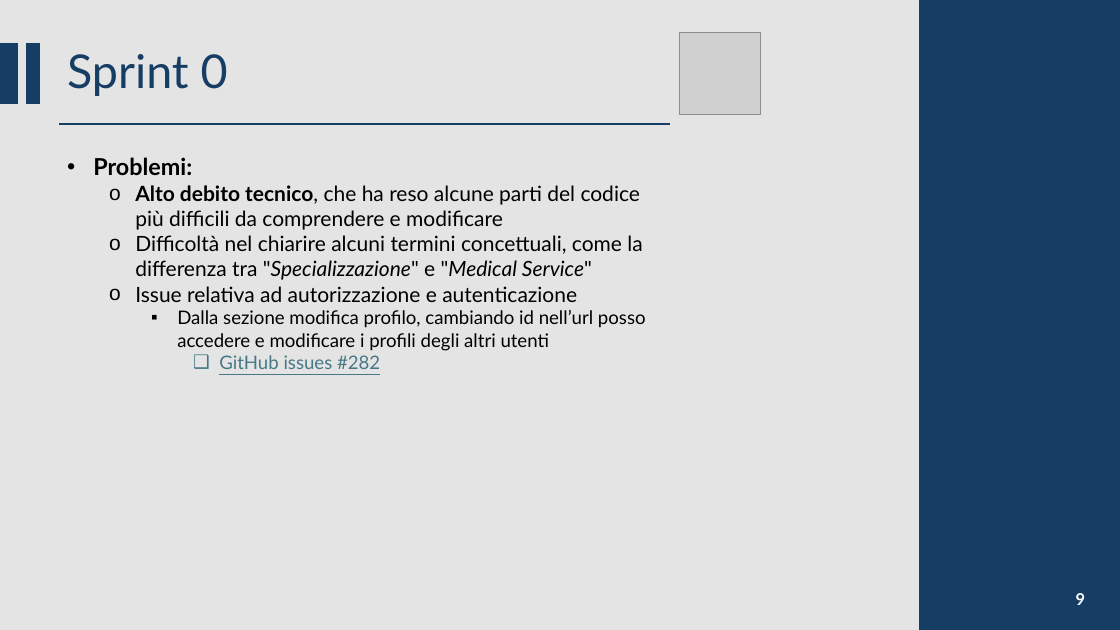
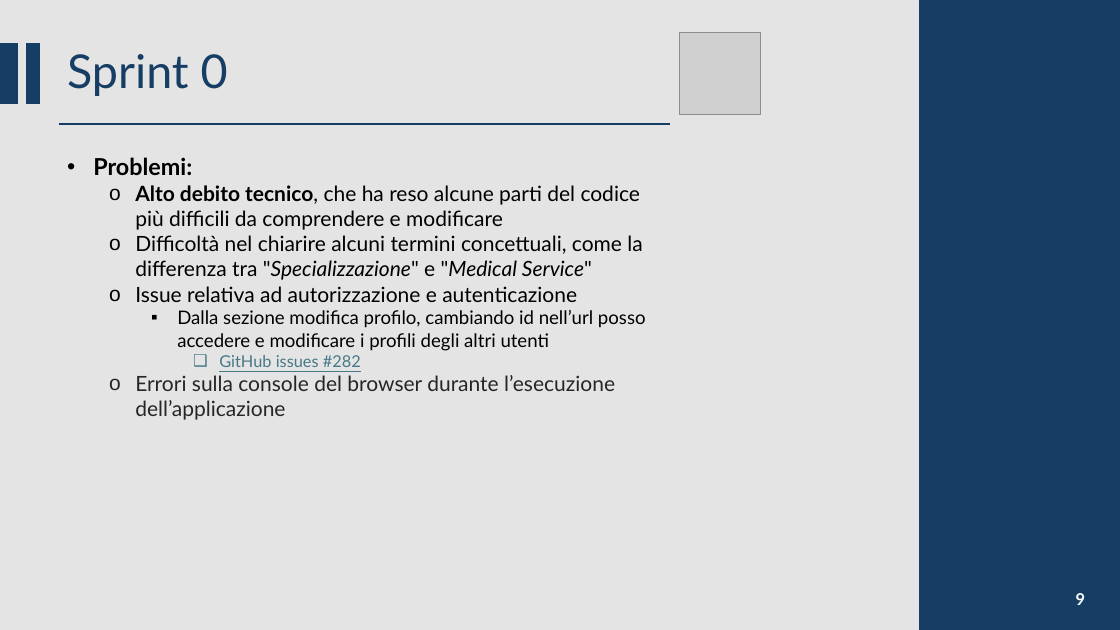
Before and after one commit to CSW-Teams/MS3-docs, a slide deck: slide 9 of ShiftsHappen/Sprint 5/CSW Sprint 5.pptm. Drawn at 1120x630 pixels with LibreOffice and Linux fonts; fonts in the diff are those of the drawing; grey boxes stand for pictures. Boxes give left, top, right and bottom in pixels: in the first picture for what was removed or moved away, otherwise in the second. Text is boxed around its words. In the diff, an @@ line names an element or a change of style, - is before the commit and + after.

Commit message:
Updated slides for sprint 0

```diff
--- a/ShiftsHappen/Sprint 5/CSW Sprint 5.pptm
+++ b/ShiftsHappen/Sprint 5/CSW Sprint 5.pptm
@@ text at (219, 355, 361, 367): size 16 to 14 pt in "GitHub issues #282" @@
@@ text at (135, 375, 615, 420): paragraph added @@
+  o Errori sulla console del browser durante l’esecuzione dell’applicazione
```
